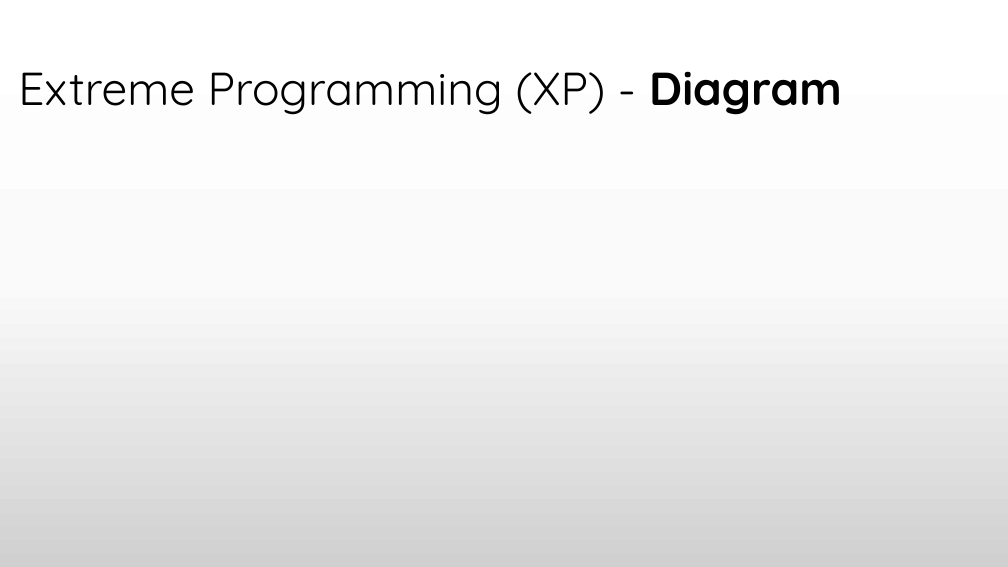
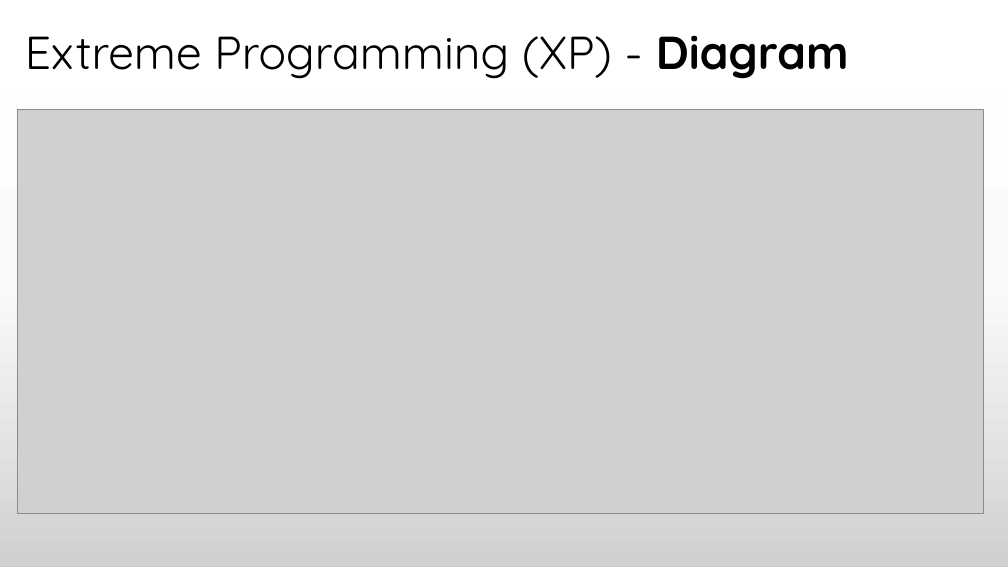
Before and after one commit to praash47/aasn-iii, a slide deck: slide 8 of extreme_programming.pptx (slide 6 before the commit). Drawn at 1008x567 pixels with LibreOffice and Linux fonts; fonts in the diff are those of the drawing; grey boxes stand for pictures. Boxes give left, top, right and bottom in pixels: in the first picture for what was removed or moved away, otherwise in the second. Text is boxed around its words. In the diff, an @@ line names an element or a change of style, - is before the commit and + after.

Commit message:
1st version of my part complete.
Topics added: Introduction, Diagram & Why

```diff
--- a/extreme_programming.pptx
+++ b/extreme_programming.pptx
@@ title "Extreme Programming (XP) - Diagram": place and size @@
-title "Extreme Programming (XP) - Diagram" at box(18, 71, 842, 115)
+title "Extreme Programming (XP) - Diagram" at box(25, 35, 849, 79)
@@ picture added at box(17, 110, 983, 513) @@
```
Also in this commit, not shown: 1 other slide changed, 3 slides added, 9 other files.
